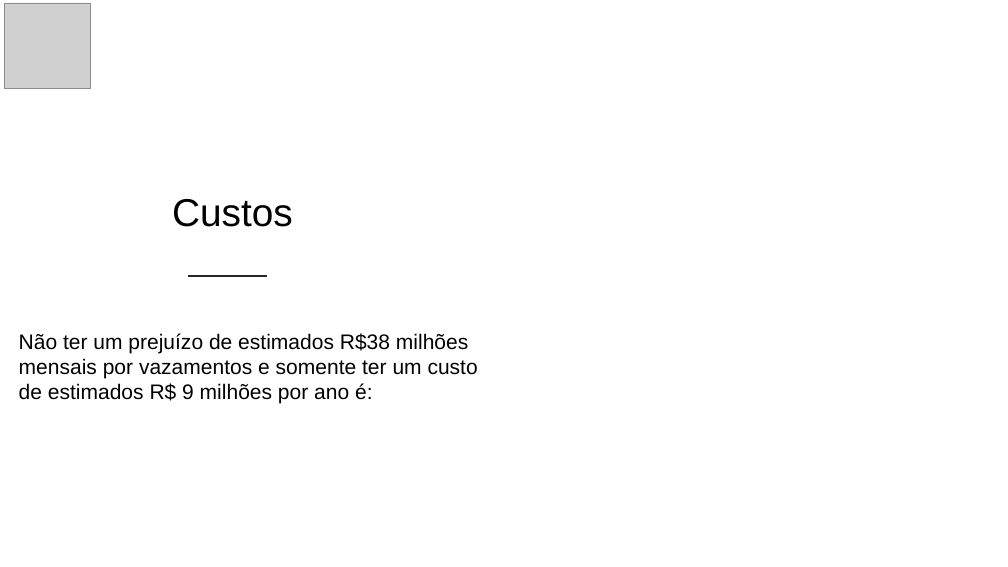
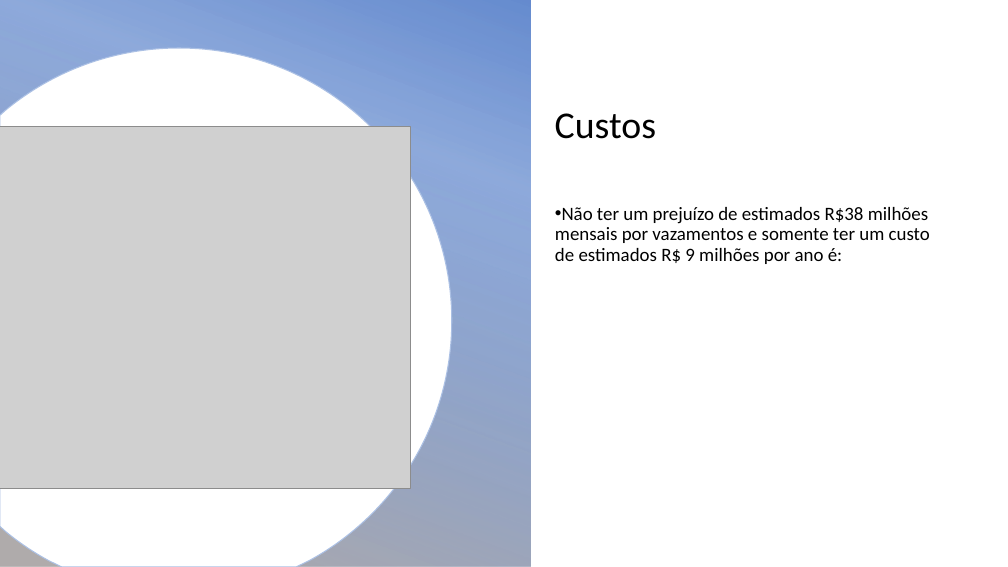
Before and after one commit to Anderson-MF/SPRINT2-SUSTABIL-PROJETO, a slide deck: slide 15 of SUSTABIL - Apresentação real.pptx. Drawn at 1008x567 pixels with LibreOffice and Linux fonts; fonts in the diff are those of the drawing; grey boxes stand for pictures; background and template pictures are left out. Boxes give left, top, right and bottom in pixels: in the first picture for what was removed or moved away, otherwise in the second. Text is boxed around its words. In the diff, an @@ line names an element or a change of style, - is before the commit and + after.

```diff
--- a/SUSTABIL - Apresentação real.pptx
+++ b/SUSTABIL - Apresentação real.pptx
@@ rectangle added at [0,0,531,567], fill gradient #4472C4 to #AFABAB @@
@@ picture removed at [5,3,90,88] @@
@@ freeform shape: place and size @@
-freeform shape at [0,82,498,567]
+freeform shape at [0,48,452,567]
@@ freeform shape at [0,48,452,567]: fill #FFFFFF at 75% opacity to #FFFFFF; outline none to #AFABAB 1 pt @@
@@ title "Custos": place and size @@
-title "Custos" at [172,199,293,227]
+title "Custos" at [555,113,656,139]
@@ title "Custos" at [555,113,656,139]: size 37 to 36 pt, font Arial to Calibri; alignment centre to left @@
@@ picture added at [0,126,411,488] @@
@@ text "Não ter um prejuízo de ...": place and size @@
-text "Não ter um prejuízo de ..." at [19,333,478,404]
+text "Não ter um prejuízo de ..." at [555,207,930,264]
@@ text "Não ter um prejuízo de ..." at [555,207,930,264]: size 20 to 18 pt, font Arial to Calibri; bullet none to •; line spacing 1 to 0.9; more space between paragraphs @@
@@ line removed from (189, 276) to (266, 276) @@
```
Also in this commit, not shown: 14 other slides changed, 1 slide added, 1 slide removed.
